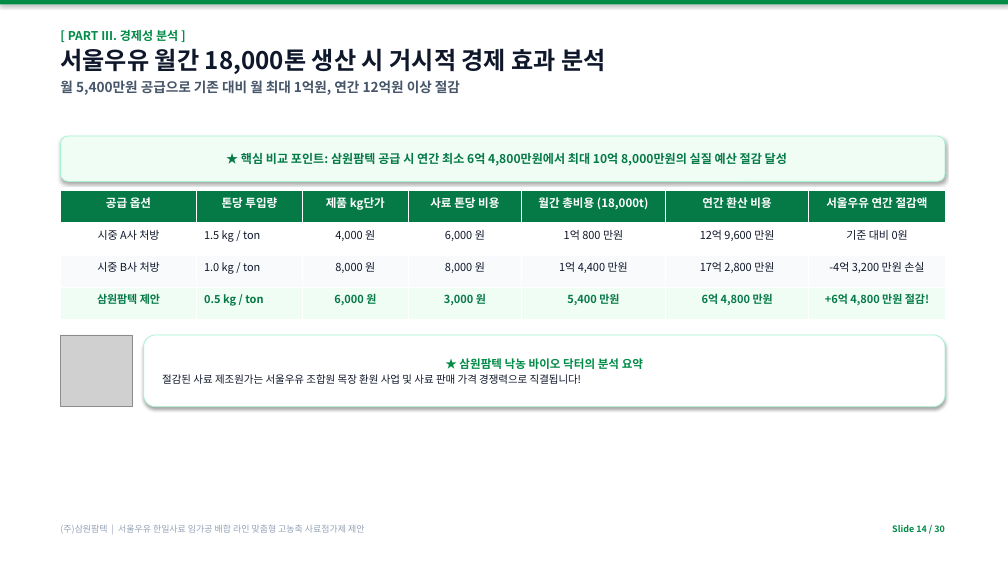
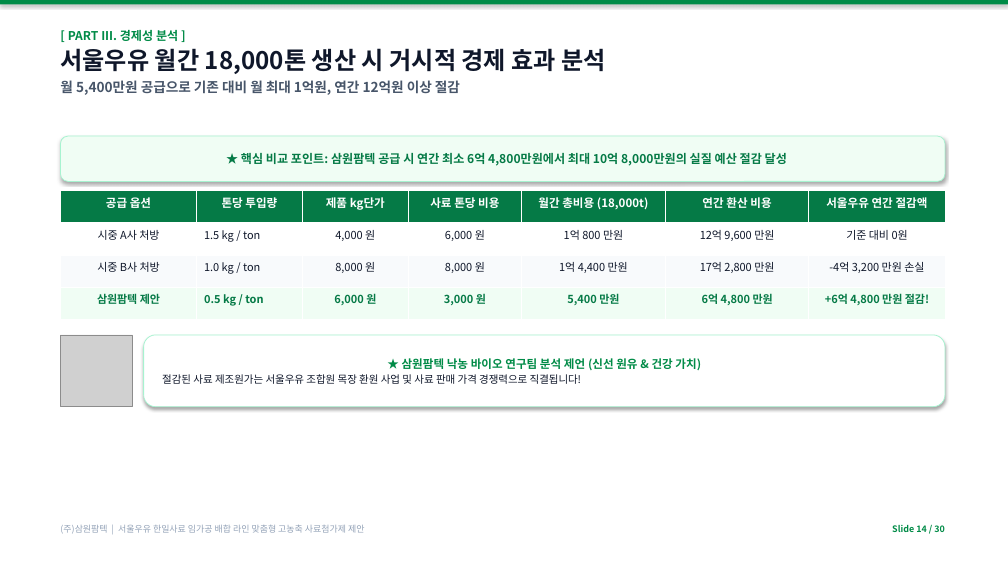
Before and after one commit to hongsoonil02-maker/vet-animal-hospital, a slide deck: slide 14 of s_project/S-NACF_고농축사료첨가제_제안_30장덱_삼원팜텍.pptx. Drawn at 1008x567 pixels with LibreOffice and Linux fonts; fonts in the diff are those of the drawing; grey boxes stand for pictures. Boxes give left, top, right and bottom in pixels: in the first picture for what was removed or moved away, otherwise in the second. Text is boxed around its words. In the diff, an @@ line names an element or a change of style, - is before the commit and + after.

```diff
--- a/s_project/S-NACF_고농축사료첨가제_제안_30장덱_삼원팜텍.pptx
+++ b/s_project/S-NACF_고농축사료첨가제_제안_30장덱_삼원팜텍.pptx
@@ text in rounded rectangle at bbox=[402, 358, 701, 370]: text changed @@
-★ 삼원팜텍 낙농 바이오 닥터의 분석 요약
+★ 삼원팜텍 낙농 바이오 연구팀 분석 제언 (신선 원유 & 건강 가치)
```
Also in this commit, not shown: 1 other slide changed, 9 other files.
